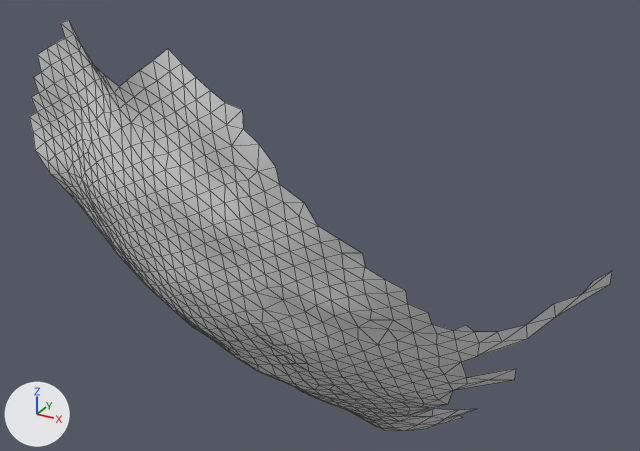
Renders of the OBJ model res/final/onecam_fullvolume/cleanedup/FullVolium.000027.obj from each side of a commit.
One viewpoint serves both versions: a camera (50 mm lens) standing at (226.4, -626.1, 798.9) and looking at (149.3, -486.0, 728.9). Every picture has the same lights, and +X, +Y and +Z are marked at lower left. Mesh edges are drawn as thin lines. Where no turn or scale is listed for an object, it has been applied to the vertices.

The older version as bpy lines, for what is in view:
```python
me_fullvolium_000027 = bpy.data.meshes.new('FullVolium.000027')
me_fullvolium_000027.from_pydata(...)  # 637 vertices, 1187 faces; spans x 96.5..206.3, y -521.1..-456.5, z 671.2..770.7
ob_fullvolium_000027 = bpy.data.objects.new('FullVolium.000027', me_fullvolium_000027)
ob_fullvolium_000027.location = (0.0, 0.0, 0.0)
```
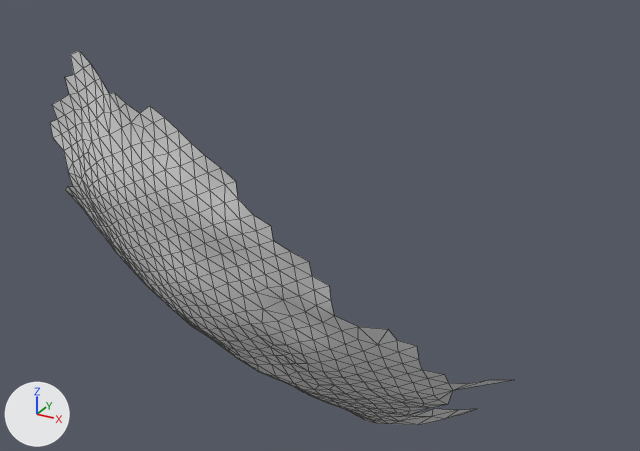
Pixel boxes [x1, y1, x2, y2] of what changed, in the pictures (640 x 451 px):
'FullVolium.000027', reshaped (21% narrower, 9% shorter)
    before: [29, 20, 612, 431]
    after: [50, 51, 510, 425]
part 1 of me_fullvolium_000027, deleted
    before: [29, 20, 612, 384]
part 2 of me_fullvolium_000027, deleted
    before: [365, 415, 462, 431]

Edits to the bpy script that builds the scene:
```text
Change me_fullvolium_000027:
    used by ob_fullvolium_000027; location = (0.0, 0.0, 0.0)
    remove me_fullvolium_000027.from_pydata(...)  # 637 vertices, 1187 faces; spans x 96.5..206.3, y -521.1..-456.5, z 671.2..770.7
    add me_fullvolium_000027.from_pydata(...)  # 500 vertices, 926 faces; spans x 97.0..192.2, y -519.4..-461.7, z 675.3..765.1
    me_fullvolium_000027 part 1
    126 vertices are removed from x 96.5..206.3, y -521.1..-489.3, z 712.6..770.7
    240 faces are deleted
    me_fullvolium_000027 part 2
    11 vertices are removed from x 150.7..171.7, y -472.9..-456.5, z 671.2..676.3
    21 faces are deleted
```
